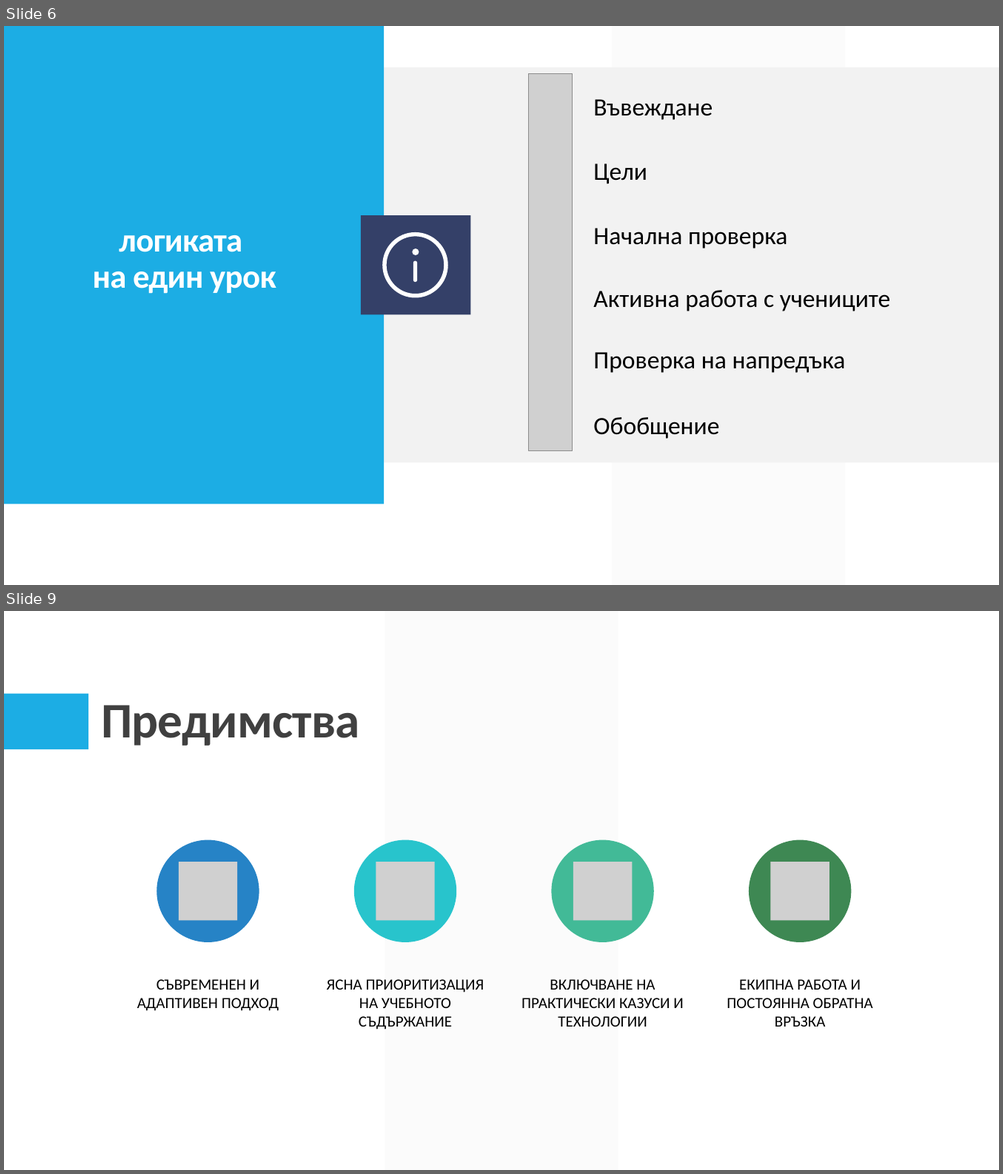
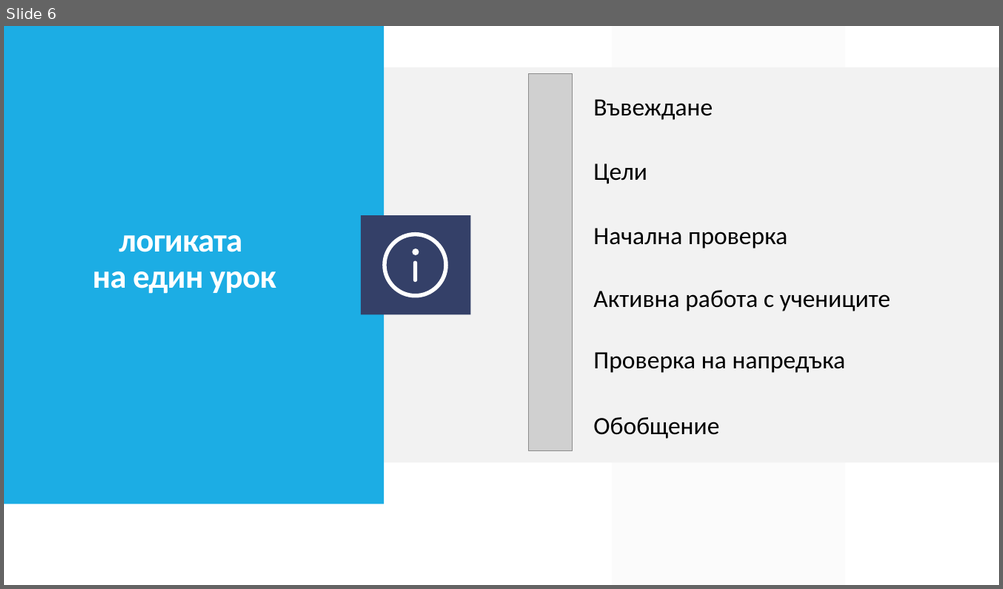
Before and after one commit to gimas-bansko/IRIDA, a slide deck: Проект/Представяне/ИРИДА.pptx. Shown one above the other, each under a label of ours: slides 6 and 9 before the commit, slide 6 after it; the slides between them are not shown. The pictures are 1003x1174 and 1003x589 pixels, drawn with LibreOffice and Linux fonts; fonts in the diff are those of the drawing; grey boxes stand for pictures. Boxes give left, top, right and bottom in pixels: in the first picture for what was removed or moved away, otherwise in the second. Text is boxed around its words. In the diff, an @@ line names an element or a change of style, - is before the commit and + after.

Commit message:
работа по представяне

```diff
--- a/Проект/Представяне/ИРИДА.pptx
+++ b/Проект/Представяне/ИРИДА.pptx
@@ slide 9 removed at <box>4,611,999,1170</box>, background #FFFFFF @@
@@ parallelogram removed at <box>384,611,617,1170</box> @@
@@ rectangle removed at <box>4,694,88,750</box> @@
@@ title removed at <box>101,705,360,746</box> @@
-Предимства
@@ group removed at <box>137,840,873,1030</box>: 4 ellipses, 4 pictures, 4 texts @@
-СЪВРЕМЕНЕН И АДАПТИВЕН ПОДХОД
-ЯСНА ПРИОРИТИЗАЦИЯ НА УЧЕБНОТО СЪДЪРЖАНИЕ
-ВКЛЮЧВАНЕ НА ПРАКТИЧЕСКИ КАЗУСИ И ТЕХНОЛОГИИ
-ЕКИПНА РАБОТА И ПОСТОЯННА ОБРАТНА ВРЪЗКА
```
Also in this commit, not shown: 2 slides changed, 4 slides added, 3 other slides removed, 3 other files.
